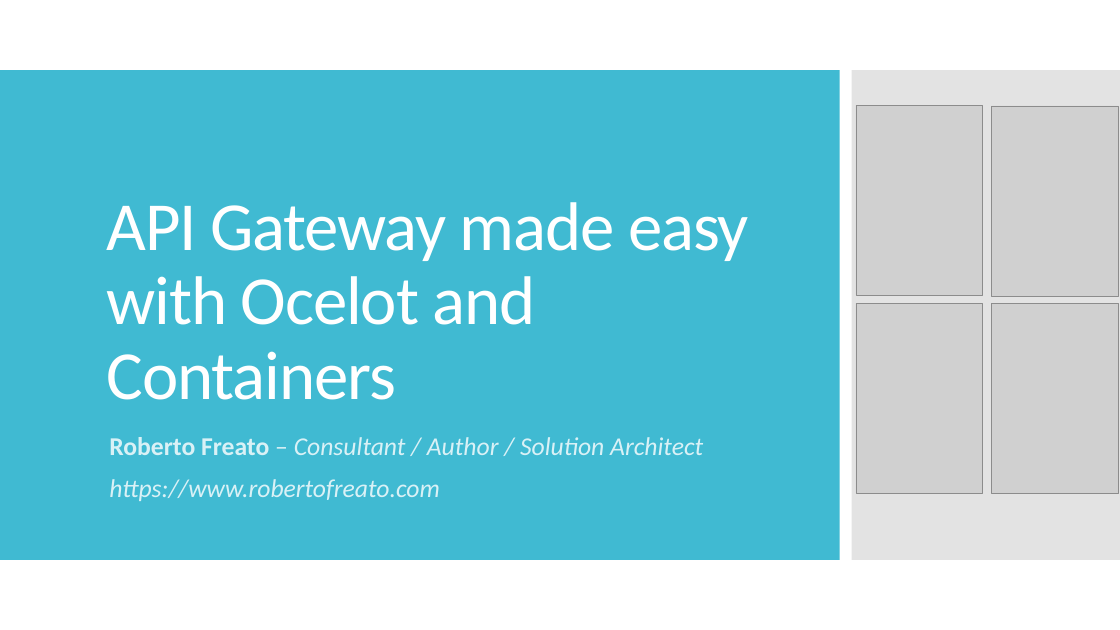
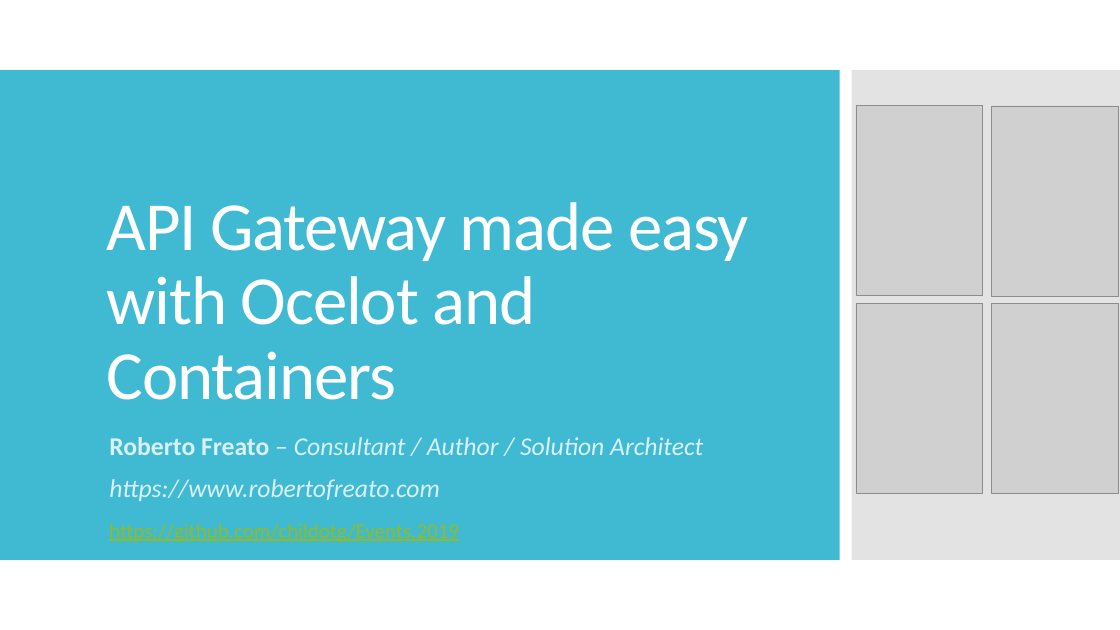
Before and after one commit to childotg/Events.2019, a slide deck: slide 20 of 190515 - DotNext @Saint Petersburg/API Gateway made easy with Ocelot and Containers.pptx. Drawn at 1120x630 pixels with LibreOffice and Linux fonts; fonts in the diff are those of the drawing; grey boxes stand for pictures. Boxes give left, top, right and bottom in pixels: in the first picture for what was removed or moved away, otherwise in the second. Text is boxed around its words. In the diff, an @@ line names an element or a change of style, - is before the commit and + after.

```diff
--- a/190515 - DotNext @Saint Petersburg/API Gateway made easy with Ocelot and Containers.pptx
+++ b/190515 - DotNext @Saint Petersburg/API Gateway made easy with Ocelot and Containers.pptx
@@ text added at [109, 523, 459, 542], 18 pt, text #90BB23, underline @@
+https://github.com/childotg/Events.2019
```
Also in this commit, not shown: 1 other file.
